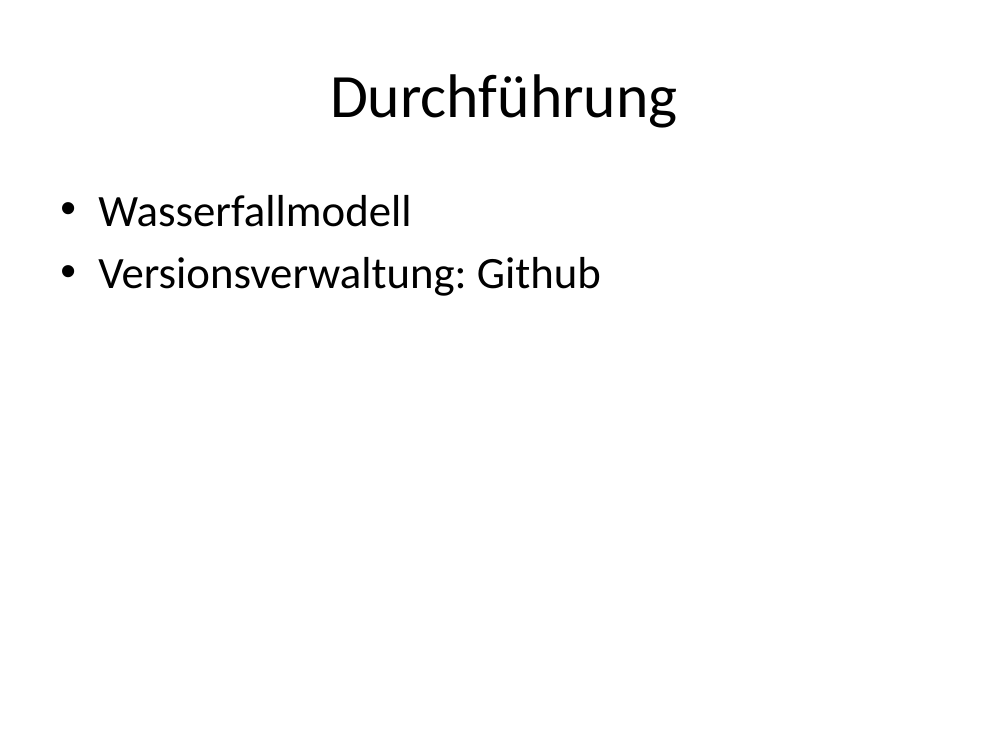
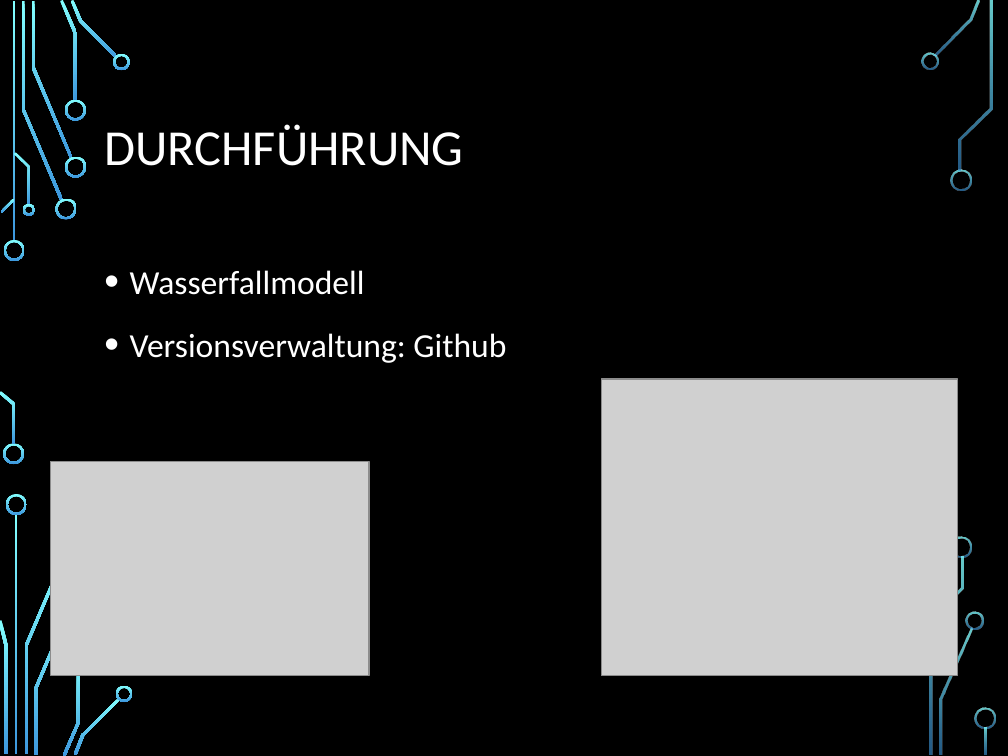
Before and after one commit to SanctumDesert/ZitateSammler, a slide deck: slide 10 of Zitatesammlung.pptx. Drawn at 1008x756 pixels with LibreOffice and Linux fonts; fonts in the diff are those of the drawing; grey boxes stand for pictures; background and template pictures are left out. Boxes give left, top, right and bottom in pixels: in the first picture for what was removed or moved away, otherwise in the second. Text is boxed around its words. In the diff, an @@ line names an element or a change of style, - is before the commit and + after.

```diff
--- a/Zitatesammlung.pptx
+++ b/Zitatesammlung.pptx
@@ background #FFFFFF to picture (left out) @@
@@ title at [104,124,463,166]: text changed; size 44 to 36 pt; text colour #000000 to #FFFFFF @@
-Durchführung
+DURCHFÜHRUNG
@@ text "Wasserfallmodell": place and size @@
-text "Wasserfallmodell" at [98,195,601,296]
+text "Wasserfallmodell" at [130,270,506,363]
@@ text "Wasserfallmodell" at [130,270,506,363]: size 32 to 24 pt, text colour #000000 to #FFFFFF; indent changed; line spacing 1 to 1.2; more space between paragraphs @@
@@ picture added at [601,379,958,675] @@
@@ picture added at [50,461,369,675] @@
@@ group added at [0,0,995,756]: 30 freeform shapes, 3 rectangles @@
```
Also in this commit, not shown: 16 other slides changed, 2 slides added, 14 other files.
